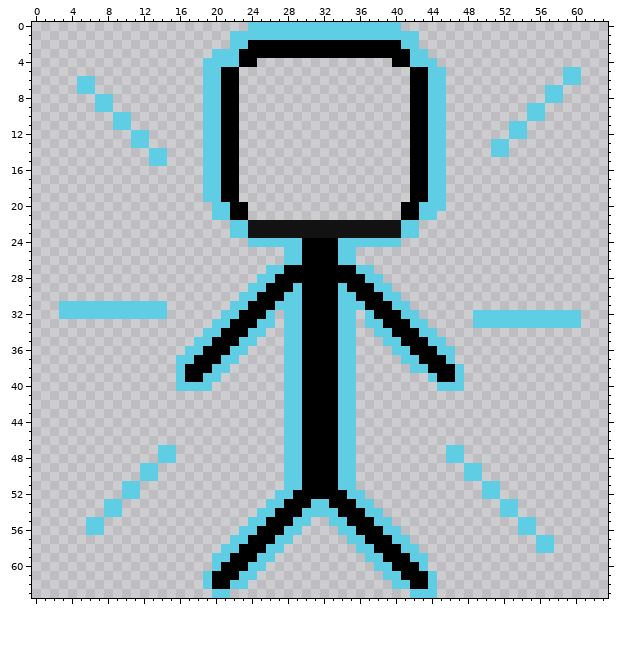
File history of a pixel-art file, Sprite/item/energyshield.aseprite. Above, as it was before the edit.
64x64 pixels, 1 frame. Colours within 5 levels of each other are drawn and written as one.
After the commit:
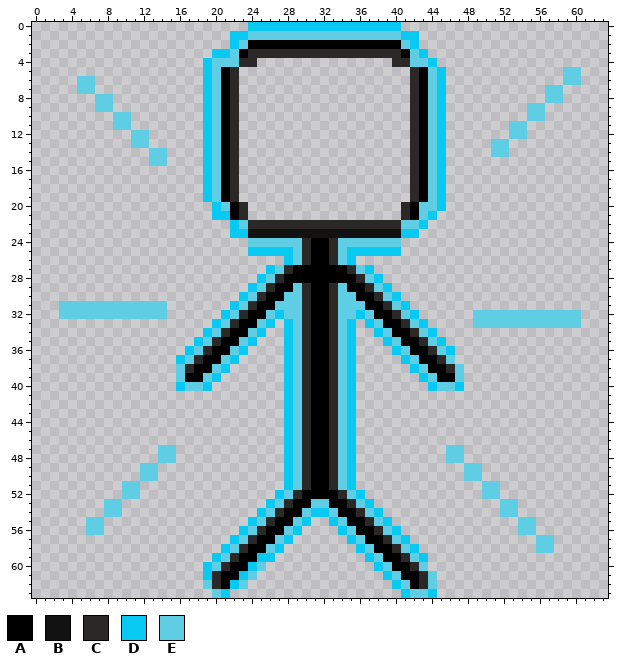
Palette (. is transparent): A #000000  B #121212  C #2b2828  D #07c9f2  E #5fcde4
Diff:
Colour A gives way to colour C in row 3 at x 24 to 40; in row 4 at x 23 to 24 and 40 to 41; in rows 5 to 19 at x 22 and 42; in rows 20 to 21 at x 23 and 41; in rows 24 to 26 at x 30 and 33; in row 27 at x 28 and 35.
Colour A gives way to colour C in row 28 at x 27 and 36; in row 29 at x 26, 30, 33 and 37; in row 30 at x 25, 30, 33 and 38; in row 31 at x 24, 30, 33 and 39; in row 32 at x 23, 30, 33 and 40; in row 33 at x 22, 30, 33 and 41.
Colour A gives way to colour C in row 34 at x 21, 30, 33 and 42; in row 35 at x 20, 30, 33 and 43; in row 36 at x 19, 30, 33 and 44; in row 37 at x 18, 30, 33 and 45; in row 38 at x 17, 30, 33 and 46; in rows 39 to 51 at x 30 and 33.
Colour A gives way to colour C in row 52 at x 29 and 34; in row 53 at x 28 and 35; in row 54 at x 27 and 36; in row 55 at x 26 and 37; in row 56 at x 25 and 38; in row 57 at x 24 and 39.
Colour A gives way to colour C in row 58 at x 23 and 40; in row 59 at x 22 and 41; in row 60 at x 21 and 42; in rows 61 to 62 at x 20 and 43.
Colour B gives way to colour C in row 22 at x 24 to 40.
The edit adds colour D in row 22 at x 43; in row 25 at x 24 to 27 and 36 to 40; in row 32 at x 27 and 36; in row 39 at x 43; in row 40 at x 44; in row 60 at x 19.
The edit adds colour D in row 63 at x 41.
Colour E gives way to colour D in row 0 at x 24 to 40; in row 1 at x 22 to 23 and 41 to 42; in row 2 at x 22 and 42; in row 3 at x 20 to 21 and 43; in row 4 at x 19 and 44; in rows 5 to 19 at x 19 and 45.
Colour E gives way to colour D in row 20 at x 20 and 45; in row 21 at x 20 to 21 and 44; in row 22 at x 22; in row 23 at x 22 to 23 and 41 to 42; in rows 25 to 26 at x 28 and 35; in row 27 at x 26 and 37.
Colour E gives way to colour D in row 28 at x 25 and 38; in row 29 at x 24 and 39; in row 30 at x 23 and 40; in row 31 at x 22 and 41; in row 32 at x 21 and 42; in row 33 at x 20, 26, 28, 35, 37 and 43.
Colour E gives way to colour D in row 34 at x 19, 25, 28, 35, 38 and 44; in row 35 at x 18, 24, 28, 35, 39 and 45; in row 36 at x 17, 23, 28, 35, 40 and 46; in row 37 at x 16, 22, 28, 35 and 41; in row 38 at x 21, 28, 35 and 42; in row 39 at x 20, 28 and 35.
Colour E gives way to colour D in row 40 at x 16, 19, 28, 35 and 47; in rows 41 to 51 at x 28 and 35; in row 52 at x 27 and 36; in row 53 at x 26 and 37; in row 54 at x 25, 31 to 32 and 38; in row 55 at x 24, 30, 33 and 39.
Colour E gives way to colour D in row 56 at x 23, 29, 34 and 40; in row 57 at x 22, 28, 35 and 41; in row 58 at x 21, 27, 36 and 42; in row 59 at x 20, 25 to 26, 37 and 43; in row 60 at x 24 and 38; in row 61 at x 19, 23 and 39.
Colour E gives way to colour D in row 62 at x 22 and 40; in row 63 at x 21 and 44.
Pixel boxes of the changes (left, top, right, bottom) in both pictures:
changed: (176, 22, 464, 598)
